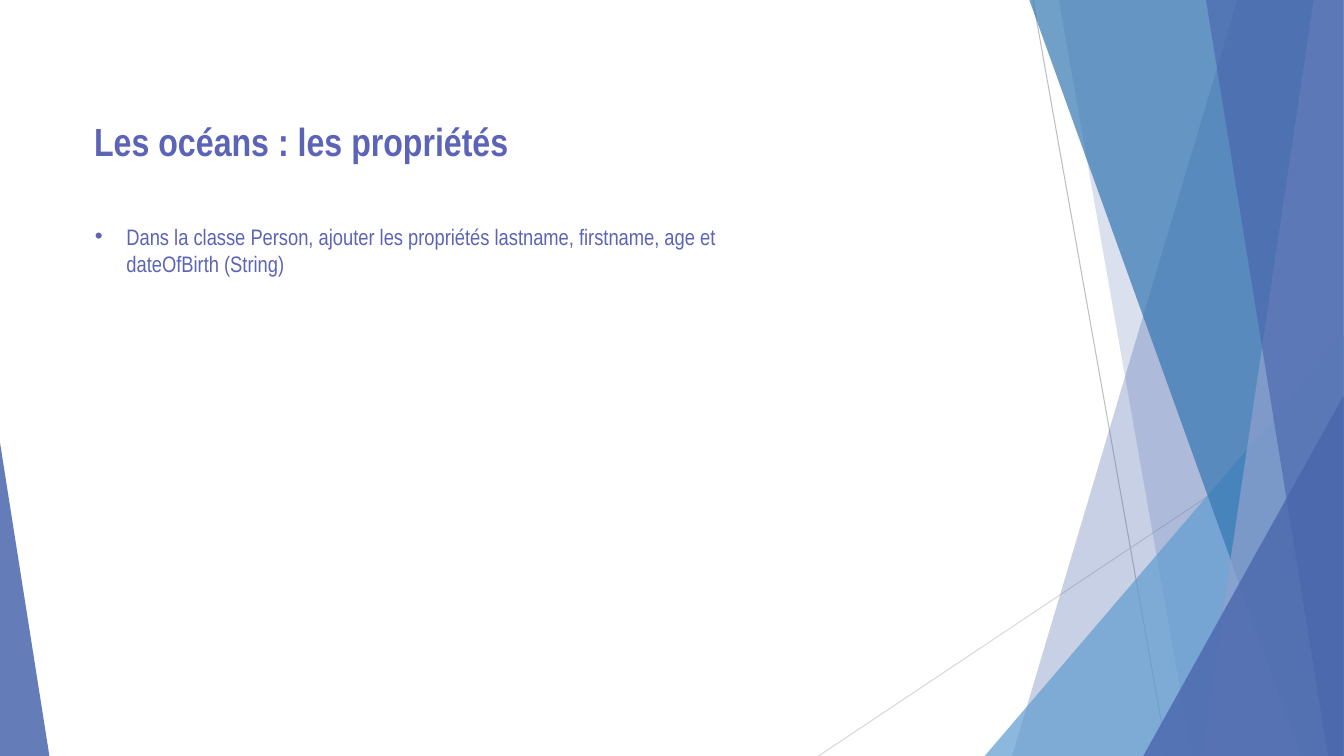
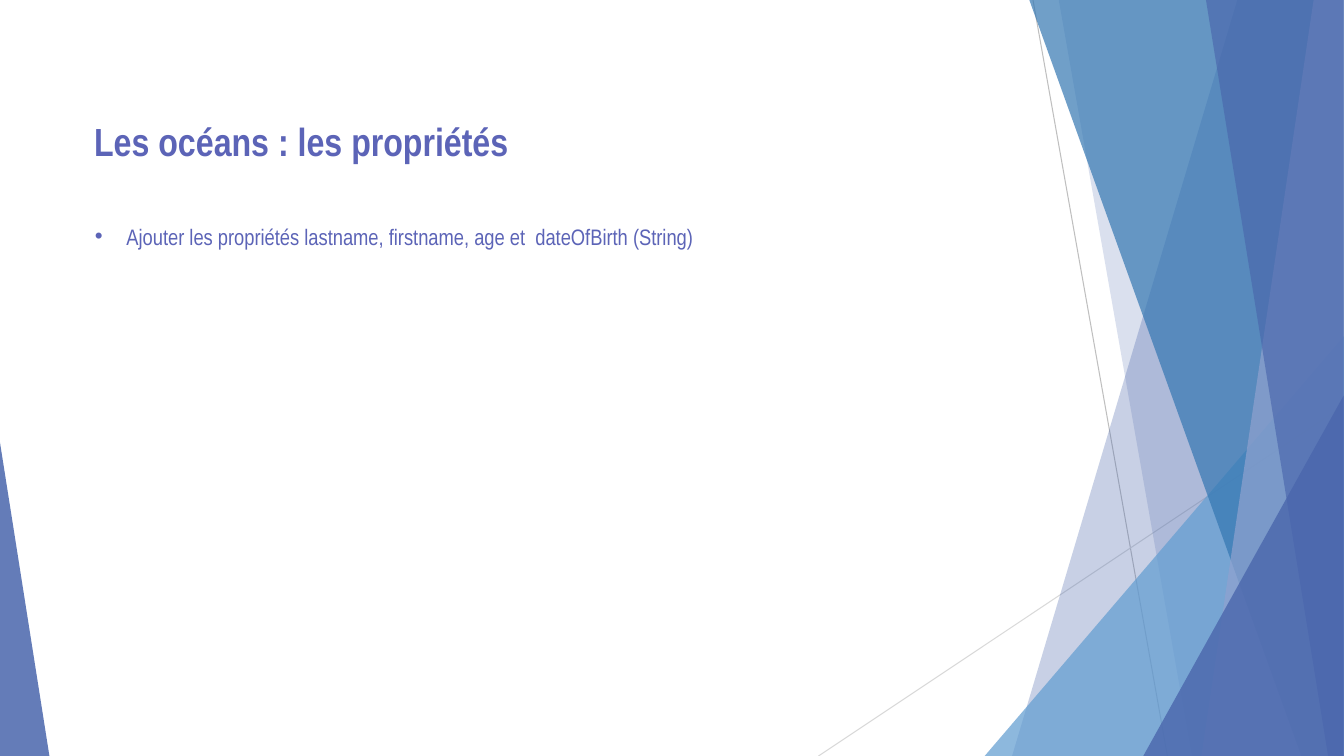
Before and after one commit to LucxxM/CoursAfpaFredBackUp, a slide deck: slide 10 of cours/Proget oceans_Exercices.pptx. Drawn at 1344x756 pixels with LibreOffice and Linux fonts; fonts in the diff are those of the drawing. Boxes give left, top, right and bottom in pixels: in the first picture for what was removed or moved away, otherwise in the second. Text is boxed around its words. In the diff, an @@ line names an element or a change of style, - is before the commit and + after.

```diff
--- a/cours/Proget oceans_Exercices.pptx
+++ b/cours/Proget oceans_Exercices.pptx
@@ text at (126, 228, 693, 250): text changed @@
-• Dans la classe Person, ajouter les propriétés lastname, firstname, age et dateOfBirth (String)
+• Ajouter les propriétés lastname, firstname, age et dateOfBirth (String)
```
Also in this commit, not shown: 3 other slides changed, 11 slides added, 21 other files.
